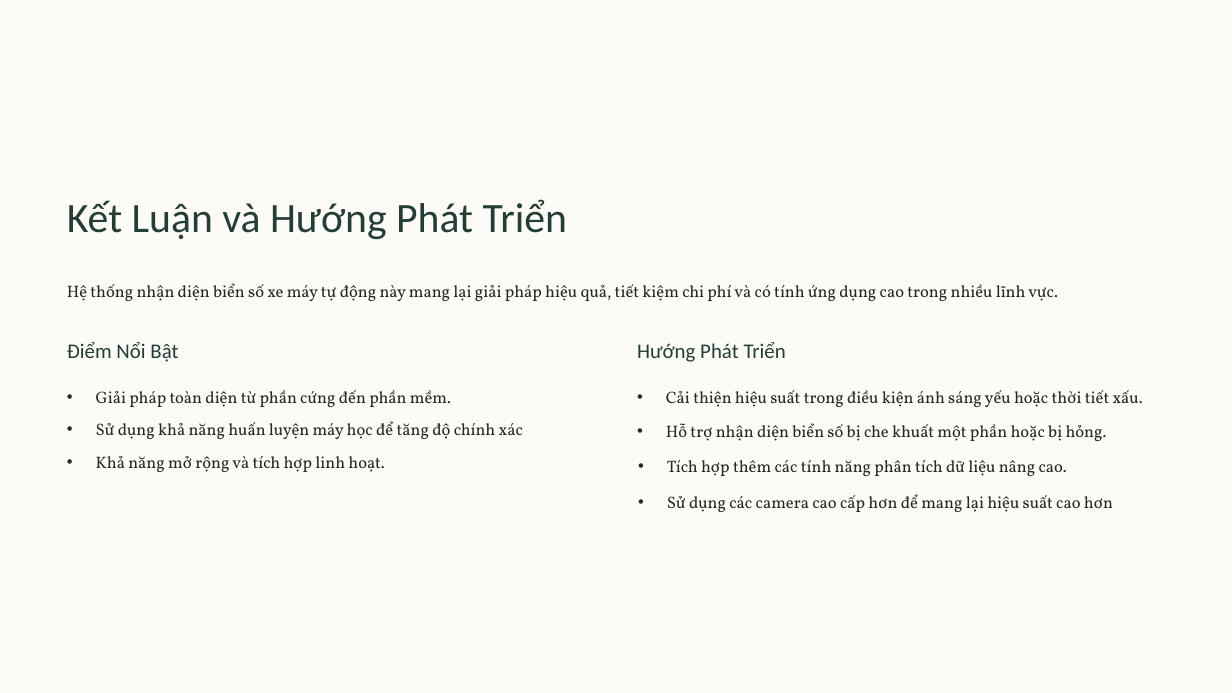
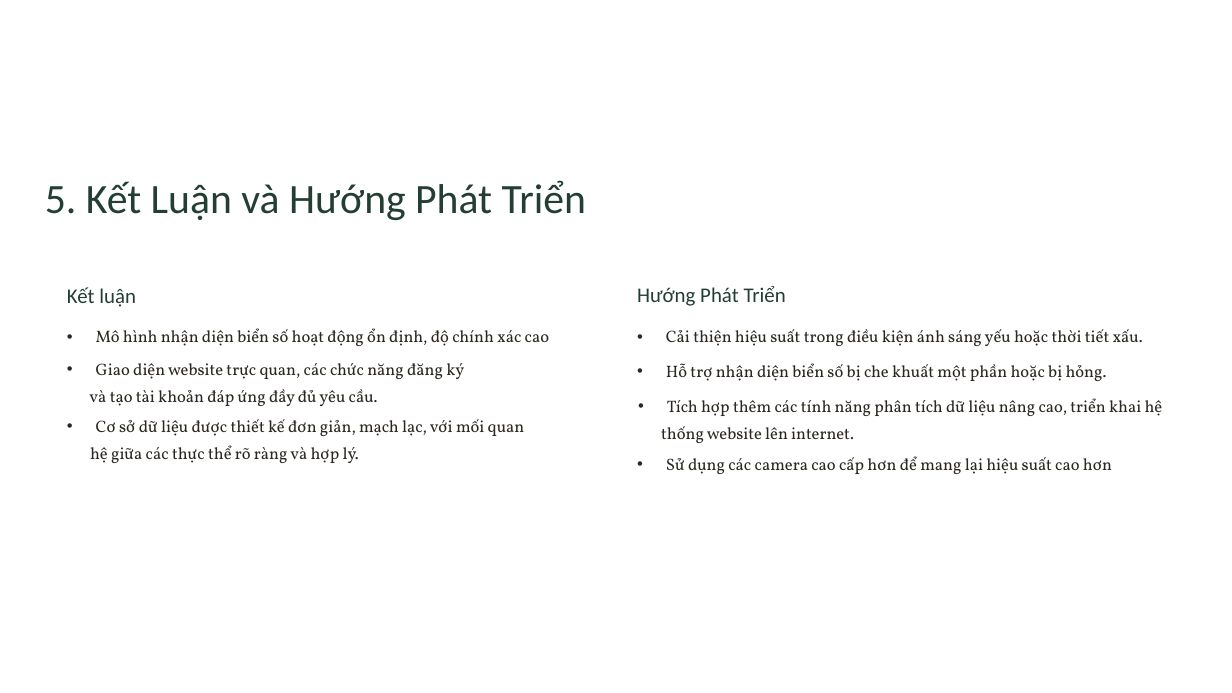
Before and after one commit to MinhTris21/ESP32CAM-FLASK, a slide deck: slide 13 of 21200363 - Nguyễn Minh Trí - THUYẾT TRÌNH.pptx (slide 12 before the commit). Drawn at 1232x693 pixels with LibreOffice and Linux fonts; fonts in the diff are those of the drawing. Boxes give left, top, right and bottom in pixels: in the first picture for what was removed or moved away, otherwise in the second. Text is boxed around its words. In the diff, an @@ line names an element or a change of style, - is before the commit and + after.

```diff
--- a/21200363 - Nguyễn Minh Trí - THUYẾT TRÌNH.pptx
+++ b/21200363 - Nguyễn Minh Trí - THUYẾT TRÌNH.pptx
@@ rectangle removed at [0, 0, 1232, 693] @@
@@ text at [45, 180, 586, 220]: text changed @@
-Kết Luận và Hướng Phát Triển
+5. Kết Luận và Hướng Phát Triển
@@ text at [67, 287, 136, 307]: text changed @@
-Điểm Nổi Bật
+Kết luận
@@ text removed at [67, 283, 1058, 301] @@
-Hệ thống nhận diện biển số xe máy tự động này mang lại giải pháp hiệu quả, tiết kiệm chi phí và có tính ứng dụng cao trong nhiều lĩnh vực.
@@ text "Hướng Phát Triển": place and size @@
-text "Hướng Phát Triển" at [637, 342, 786, 362]
+text "Hướng Phát Triển" at [637, 286, 786, 306]
@@ text at [96, 328, 549, 346]: text changed @@
-• Giải pháp toàn diện từ phần cứng đến phần mềm.
+• Mô hình nhận diện biển số hoạt động ổn định, độ chính xác cao
@@ text "Cải thiện hiệu suất trong ...": place and size @@
-text "Cải thiện hiệu suất trong ..." at [666, 390, 1143, 407]
+text "Cải thiện hiệu suất trong ..." at [666, 329, 1143, 346]
@@ text "Hỗ trợ nhận diện biển ...": place and size @@
-text "Hỗ trợ nhận diện biển ..." at [666, 423, 1107, 441]
+text "Hỗ trợ nhận diện biển ..." at [666, 363, 1107, 381]
@@ text at [89, 363, 464, 406]: text changed @@
-• Sử dụng khả năng huấn luyện máy học để tăng độ chính xác
+• Giao diện website trực quan, các chức năng đăng ký
+và tạo tài khoản đáp ứng đầy đủ yêu cầu.
@@ text at [90, 419, 525, 463]: text changed @@
-• Khả năng mở rộng và tích hợp linh hoạt.
+• Cơ sở dữ liệu được thiết kế đơn giản, mạch lạc, với mối quan
+hệ giữa các thực thể rõ ràng và hợp lý.
@@ text at [661, 398, 1163, 443]: text changed @@
-• Tích hợp thêm các tính năng phân tích dữ liệu nâng cao.
+• Tích hợp thêm các tính năng phân tích dữ liệu nâng cao, triển khai hệ
+thống website lên internet.
@@ text "Sử dụng các camera cao ...": place and size @@
-text "Sử dụng các camera cao ..." at [667, 494, 1113, 512]
+text "Sử dụng các camera cao ..." at [666, 456, 1112, 474]
```
Also in this commit, not shown: 8 other slides changed, 5 slides added, 3 slides removed.
